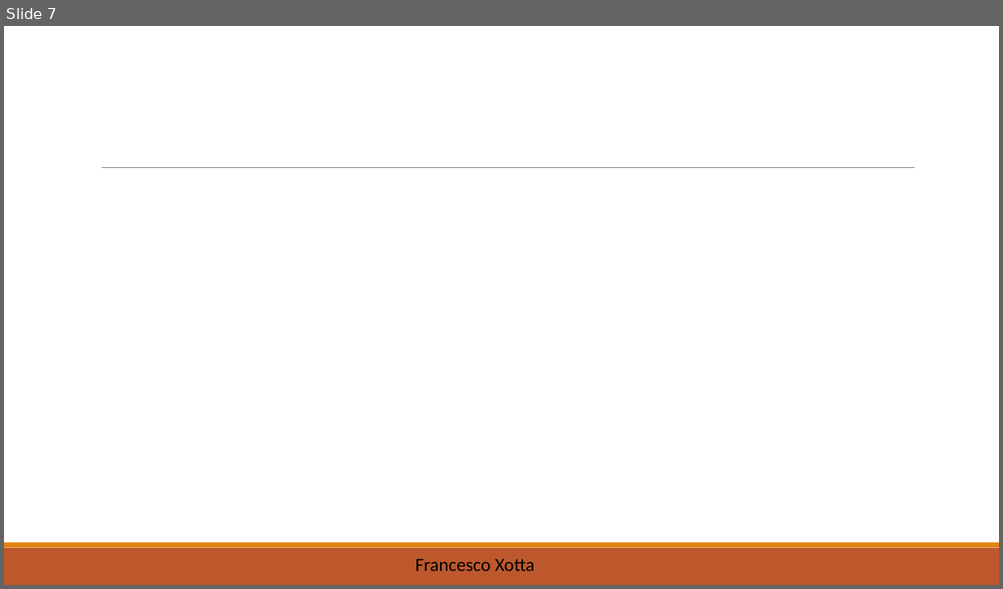
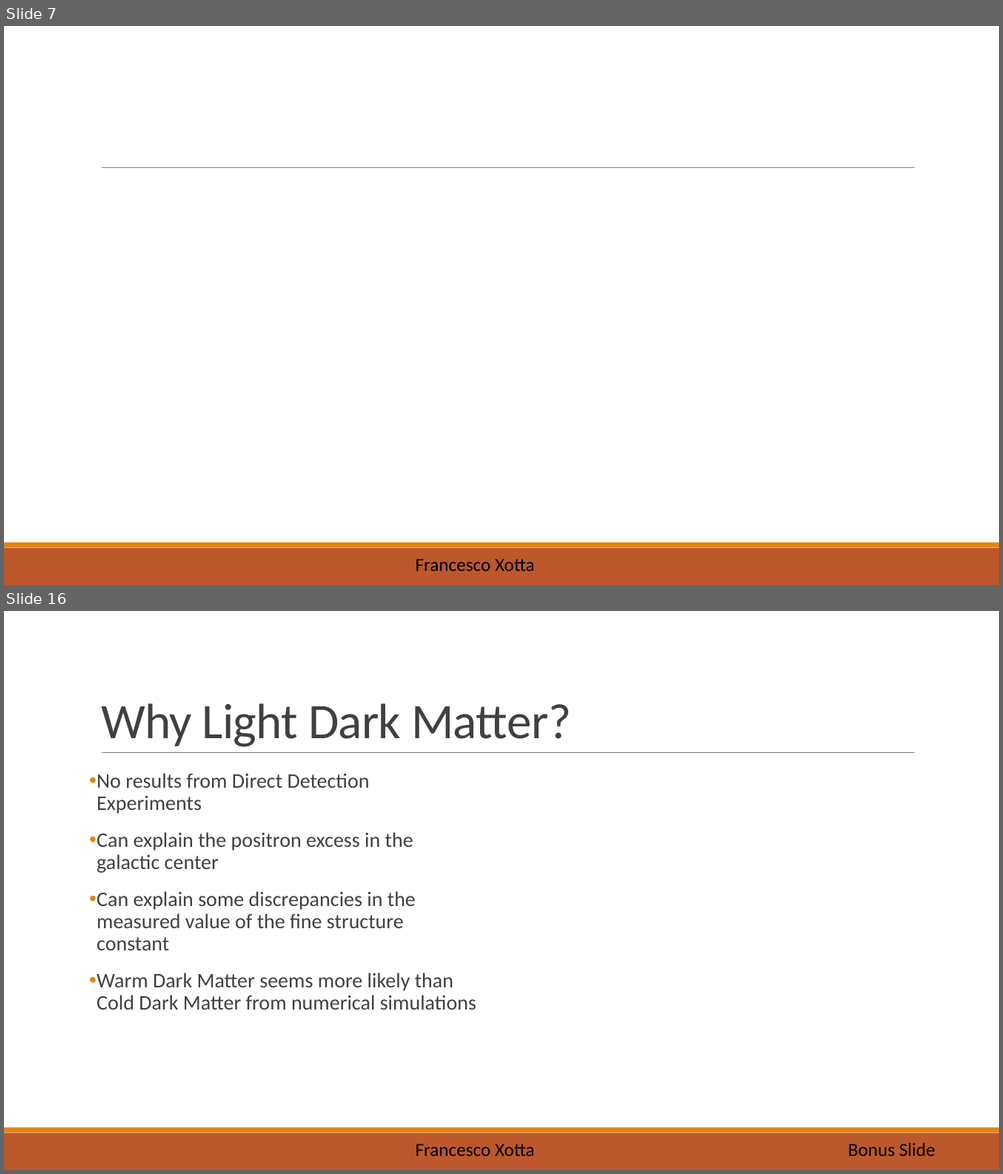
Before and after one commit to X0774/SimulationofGCE, a slide deck: Presentation.pptm. Shown one above the other, each under a label of ours: slide 7 before the commit, slides 7 and 16 after it; the slides between them are not shown. The pictures are 1003x589 and 1003x1174 pixels, drawn with LibreOffice and Linux fonts; fonts in the diff are those of the drawing. Boxes give left, top, right and bottom in pixels: in the first picture for what was removed or moved away, otherwise in the second. Text is boxed around its words. In the diff, an @@ line names an element or a change of style, - is before the commit and + after.

```diff
--- a/Presentation.pptm
+++ b/Presentation.pptm
@@ slide 16 added at (x1=4, y1=611, x2=999, y2=1170), background #FFFFFF; not listed: 3 template elements that a slide beside it also shows @@
@@ title added at (x1=101, y1=703, x2=571, y2=747), 48 pt, text #404040 @@
+Why Light Dark Matter?
@@ text added at (x1=96, y1=773, x2=476, y2=1010), 20 pt, text #404040 @@
+• No results from Direct Detection Experiments
+• Can explain the positron excess in the galactic center
+• Can explain some discrepancies in the measured value of the fine structure constant
+• Warm Dark Matter seems more likely than Cold Dark Matter from numerical simulations
@@ text added at (x1=848, y1=1143, x2=935, y2=1156), 18 pt, text #000000 @@
+Bonus Slide
@@ text added at (x1=415, y1=1145, x2=535, y2=1156), 18 pt, text #000000 @@
+Francesco Xotta
```
Also in this commit, not shown: 11 slides changed, 2 other slides added.
